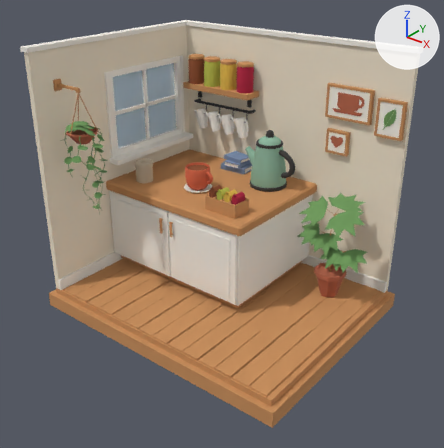
What one commit did to the Blender file tools/blender/nook.blend.
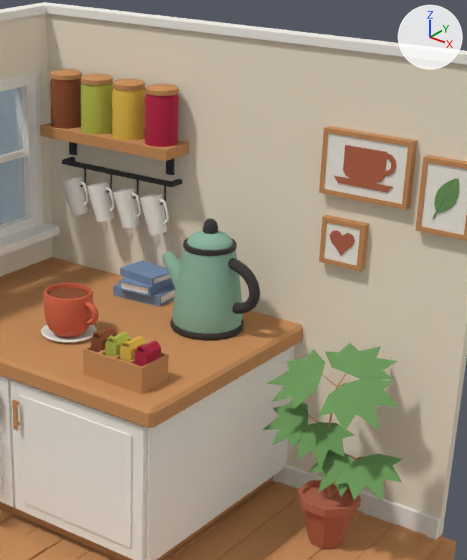
Each version is shown whole from a 50 mm camera at (1.3, -1.563, 0.821) aimed at (0.169, -0.149, -0.056), then close up on the part from 37% to 90% of the width and 4% to 68% of the height. Arrows for +X, +Y and +Z are at upper right; the lights stay in place. The last two pictures show the newer version.

Names of what the first close-up shows: 'Kettle', 'Mug', 'Room', 'Window_Glass' and 5 more.
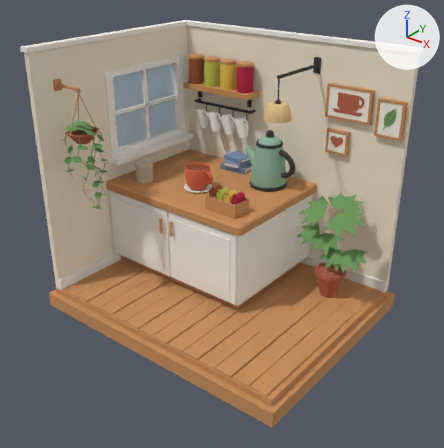
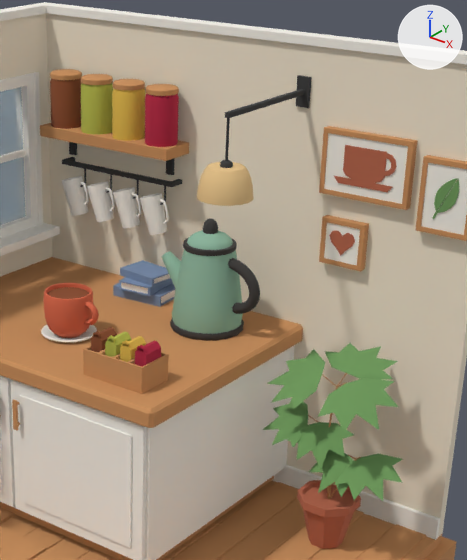
What differs and where, as boxes (x1, y1, x2, y2) in the close-ups (467 x 560 px):
part 1 of me_room, added: after (225, 118, 230, 161)
part 2 of me_room, added: after (225, 89, 305, 118)
part 3 of me_room, added: after (296, 75, 312, 108)
part 4 of me_room, added (beige): after (197, 162, 253, 206)
part 5 of me_room, added: after (220, 160, 233, 168)

The change in detail:
Material 'Mat_Lamp' (mat_mat_lamp) is new.
Its base color is (0.807, 0.552, 0.254) (beige #e8c48a).
Its roughness is 1.0.
me_room is used by ob_room; location (0.0, 0.0, 0.0).
me_room had 3127 vertices, 2985 faces and spanned x -0.34..0.62, y -0.495..0.265, z -0.4..0.5.
me_room now has 3371 vertices, 3245 faces and spans x -0.34..0.62, y -0.495..0.265, z -0.4..0.5.
me_room part 1: a new loose piece, a 6-sided cylinder along z spanning x 0.2681..0.2719, y -0.0022..0.0022, z 0.338..0.407, in mat_mat_iron (dark grey #3a3a3a).
me_room part 2: a new loose piece, a box spanning x 0.266..0.274, y -0.004..0.222, z 0.406..0.414, in mat_mat_iron (dark grey #3a3a3a).
me_room part 3: a new loose piece, a box spanning x 0.258..0.282, y 0.22..0.226, z 0.385..0.435, in mat_mat_iron (dark grey #3a3a3a).
me_room part 4: a new loose piece of 178 vertices spanning x 0.225..0.315, y -0.045..0.045, z 0.28..0.33, in mat_mat_lamp (beige #e8c48a).
me_room part 5: a new loose piece of 38 vertices spanning x 0.26..0.28, y -0.01..0.01, z 0.329..0.339, in mat_mat_iron (dark grey #3a3a3a).
me_room gains material mat_mat_lamp (beige #e8c48a).
